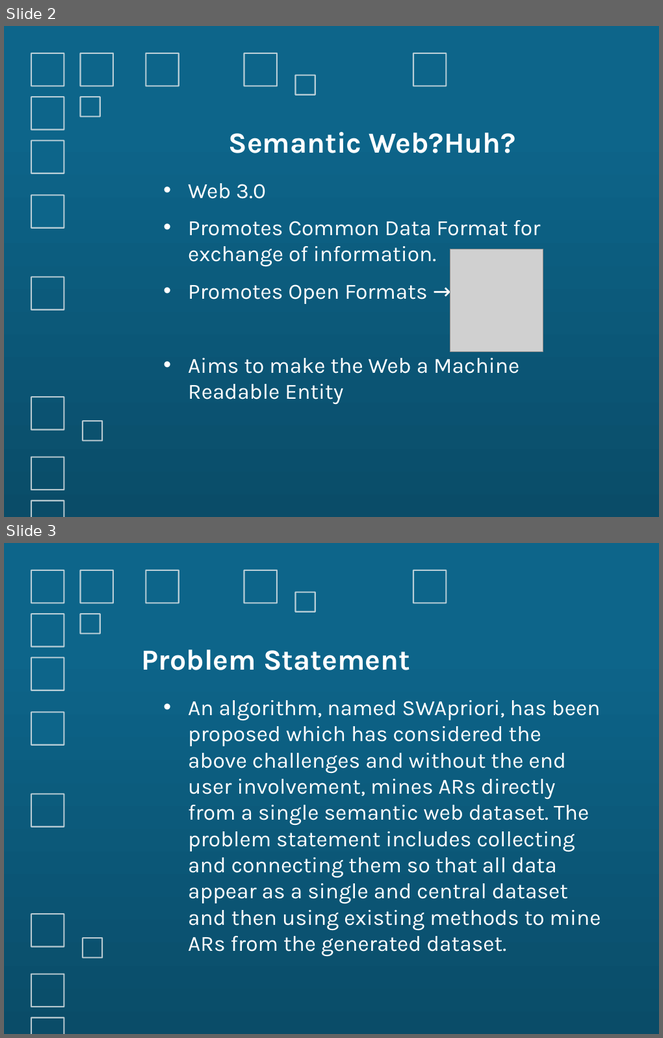
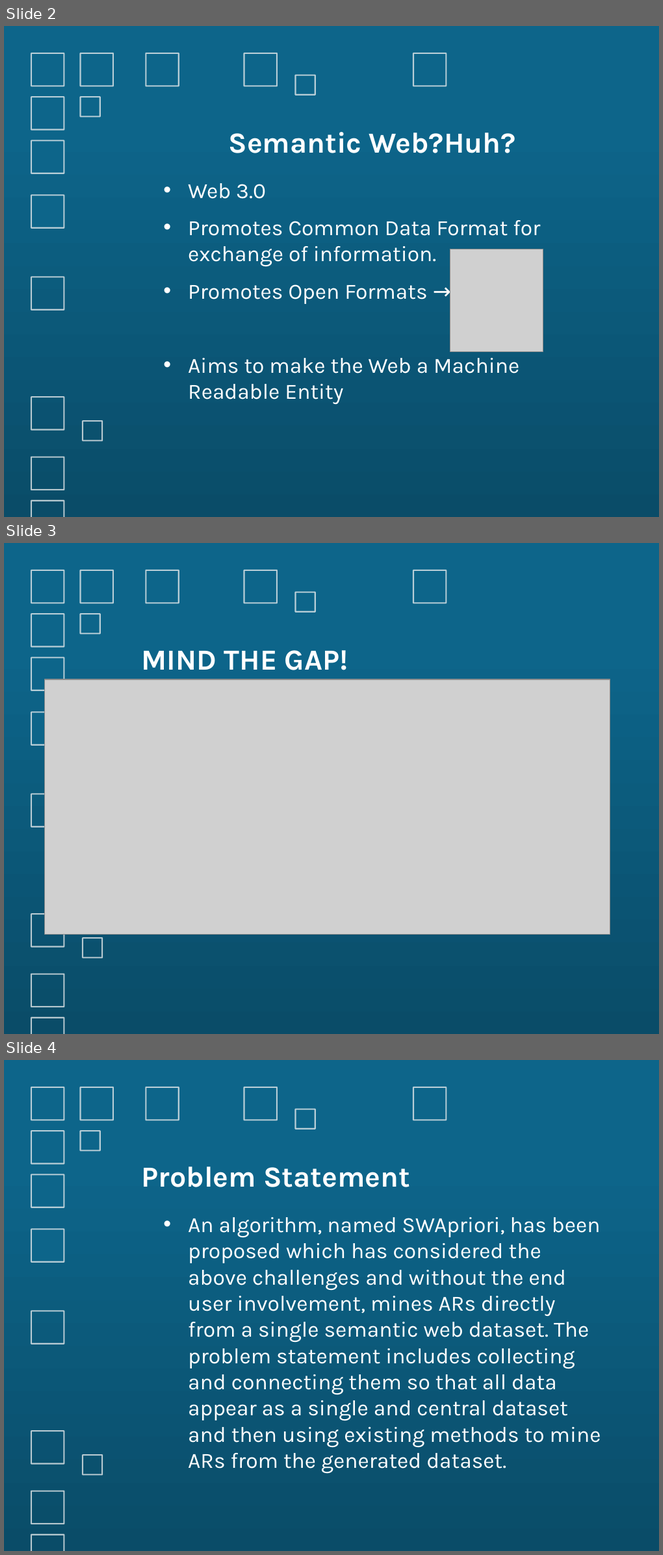
Before and after one commit to LeonDsouza/SWAR, a slide deck: Presentation/SEMANTIC WEB MINING.pptx. Shown one above the other, each under a label of ours: slides 2 and 3 before the commit, slides 2, 3 and 4 after it. The pictures are 663x1038 and 663x1555 pixels, drawn with LibreOffice and Linux fonts; fonts in the diff are those of the drawing; grey boxes stand for pictures. Boxes give left, top, right and bottom in pixels: in the first picture for what was removed or moved away, otherwise in the second. Text is boxed around its words. In the diff, an @@ line names an element or a change of style, - is before the commit and + after.

Commit message:
Added Mind the Gap

```diff
--- a/Presentation/SEMANTIC WEB MINING.pptx
+++ b/Presentation/SEMANTIC WEB MINING.pptx
@@ slide 3 added at <box>4,543,659,1034</box>, background gradient #0D658A to #0A4C68; not listed: 15 template elements that a slide beside it also shows @@
@@ title added at <box>142,650,348,670</box>, 32 pt, text #FFFFFF, bold @@
+MIND THE GAP!
@@ picture added at <box>44,679,610,934</box> @@
@@ what was slide 3 is now slide 4 @@
```
